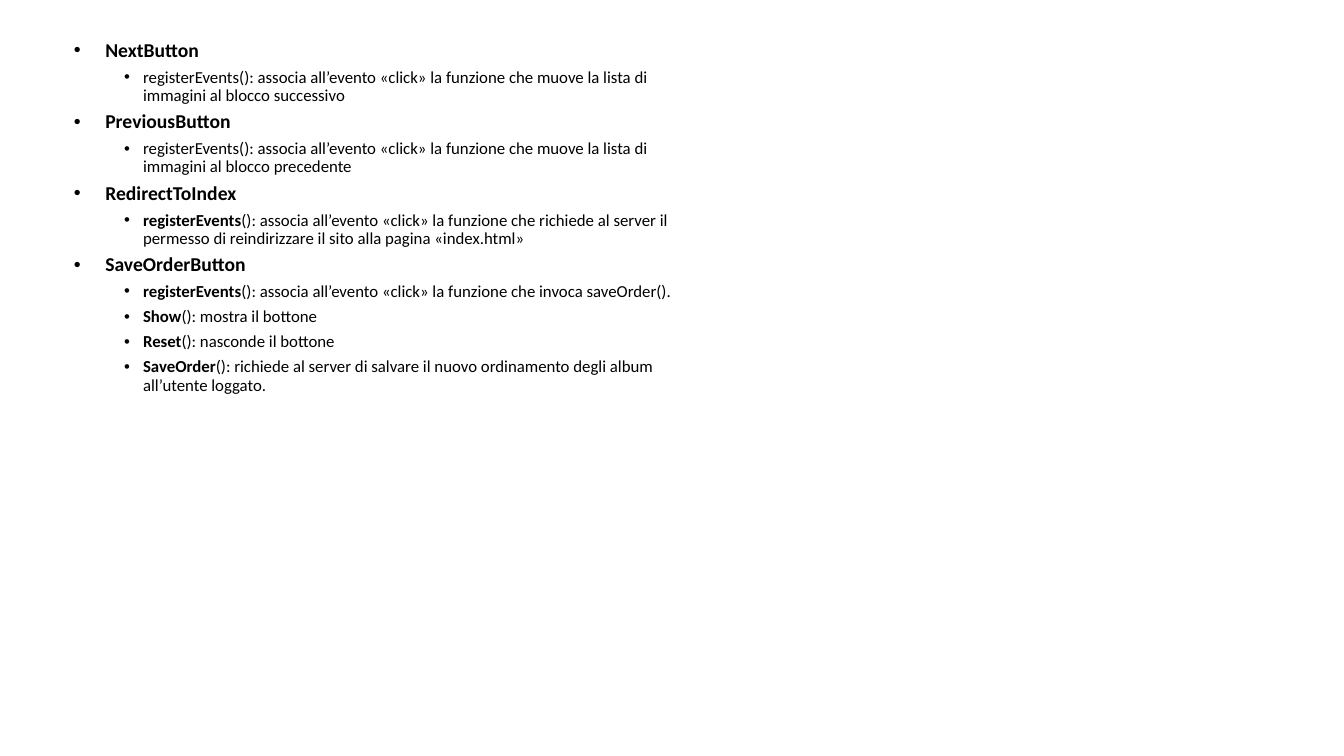
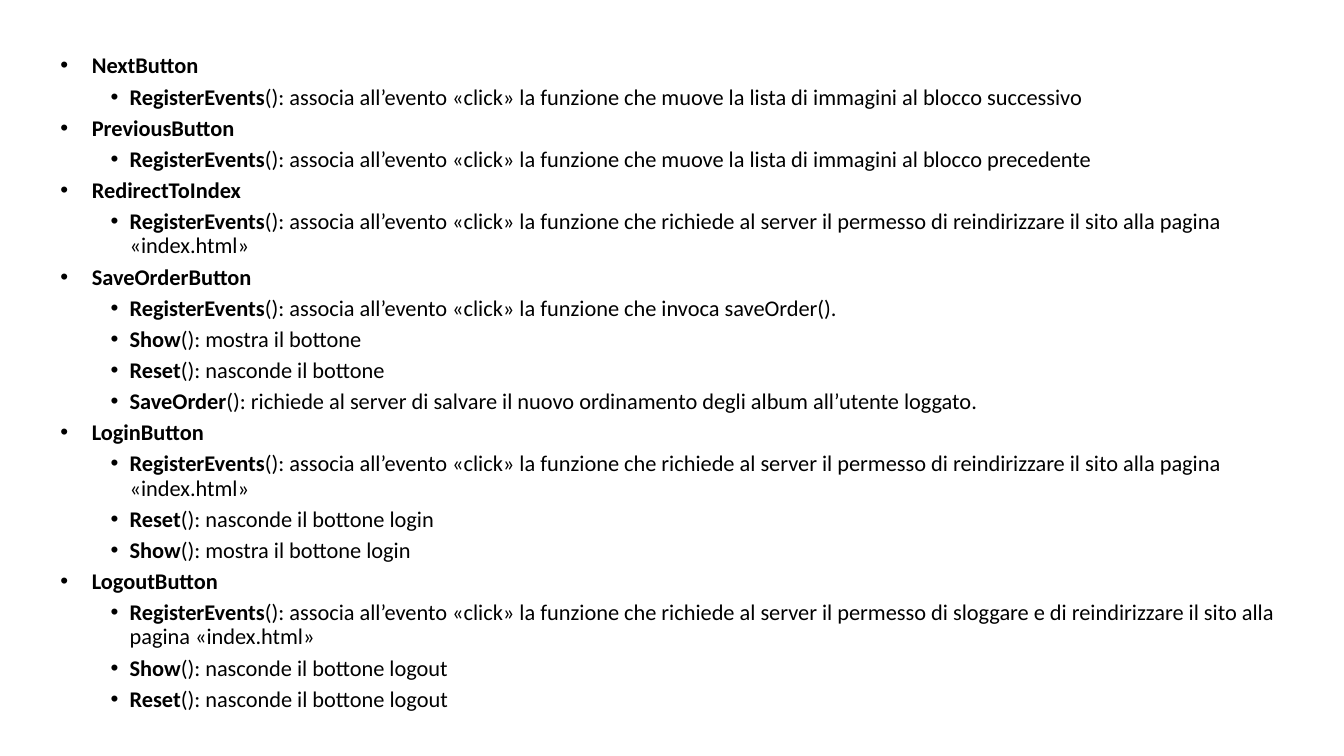
Before and after one commit to Giulsmoon/TecnologiePerIlWeb_Project1, a slide deck: slide 19 of Presentazioni Powerpoint/Progetto1_versione_RIA.pptx (slide 7 before the commit). Drawn at 1344x756 pixels with LibreOffice and Linux fonts; fonts in the diff are those of the drawing. Boxes give left, top, right and bottom in pixels: in the first picture for what was removed or moved away, otherwise in the second. Text is boxed around its words. In the diff, an @@ line names an element or a change of style, - is before the commit and + after.

Commit message:
dumps finali di entrambi i progetti, modifiche dei filtri nel pure html, quasi finiti i power points dei due progetti, piccole modifiche nel ria

```diff
--- a/Presentazioni Powerpoint/Progetto1_versione_RIA.pptx
+++ b/Presentazioni Powerpoint/Progetto1_versione_RIA.pptx
@@ text "NextButton": place and size @@
-text "NextButton" at <box>105,44,671,394</box>
+text "NextButton" at <box>92,58,1274,711</box>
@@ text at <box>92,58,977,413</box>: size 14 to 16 pt in "NextButton", "PreviousButton", "RedirectToIndex", "SaveOrderButton"; size 12 to 16 pt in "Show(): mostra il bottone", "Reset(): nasconde il bottone", "SaveOrder(): richiede al server di salvare il ..." @@
@@ text at <box>130,89,1082,109</box>: text changed; size 12 to 16 pt @@
-    • registerEvents(): associa all’evento «click» la funzione che muove la lista di immagini al blocco successivo
+    • RegisterEvents(): associa all’evento «click» la funzione che muove la lista di immagini al blocco successivo
@@ text at <box>130,151,1091,171</box>: text changed; size 12 to 16 pt @@
-    • registerEvents(): associa all’evento «click» la funzione che muove la lista di immagini al blocco precedente
+    • RegisterEvents(): associa all’evento «click» la funzione che muove la lista di immagini al blocco precedente
@@ text at <box>130,213,1220,253</box>: text changed; size 12 to 16 pt @@
-    • registerEvents(): associa all’evento «click» la funzione che richiede al server il permesso di reindirizzare il sito alla pagina «index.html»
+    • RegisterEvents(): associa all’evento «click» la funzione che richiede al server il permesso di reindirizzare il sito alla pagina «index.html»
@@ text at <box>130,300,837,320</box>: text changed; size 12 to 16 pt @@
-    • registerEvents(): associa all’evento «click» la funzione che invoca saveOrder().
+    • RegisterEvents(): associa all’evento «click» la funzione che invoca saveOrder().
@@ text at <box>92,424,1274,711</box>: paragraphs added @@
+  • LoginButton
+    • RegisterEvents(): associa all’evento «click» la funzione che richiede al server il permesso di reindirizzare il sito alla pagina «index.html»
+    • Reset(): nasconde il bottone login
+    • Show(): mostra il bottone login
+  • LogoutButton
+    • RegisterEvents(): associa all’evento «click» la funzione che richiede al server il permesso di sloggare e di reindirizzare il sito alla pagina «index.html»
+    • Show(): nasconde il bottone logout
+    • Reset(): nasconde il bottone logout
```
Also in this commit, not shown: 12 other slides changed, 15 slides added, 23 other files.
